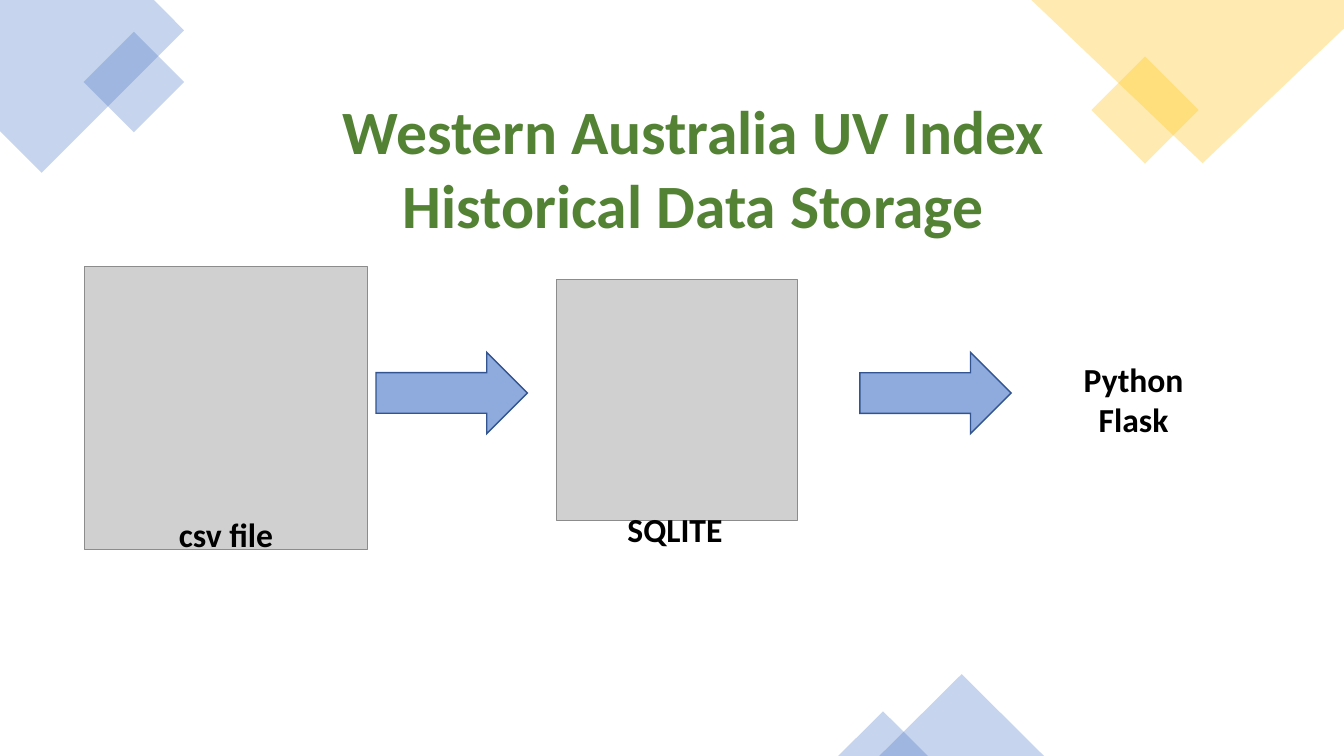
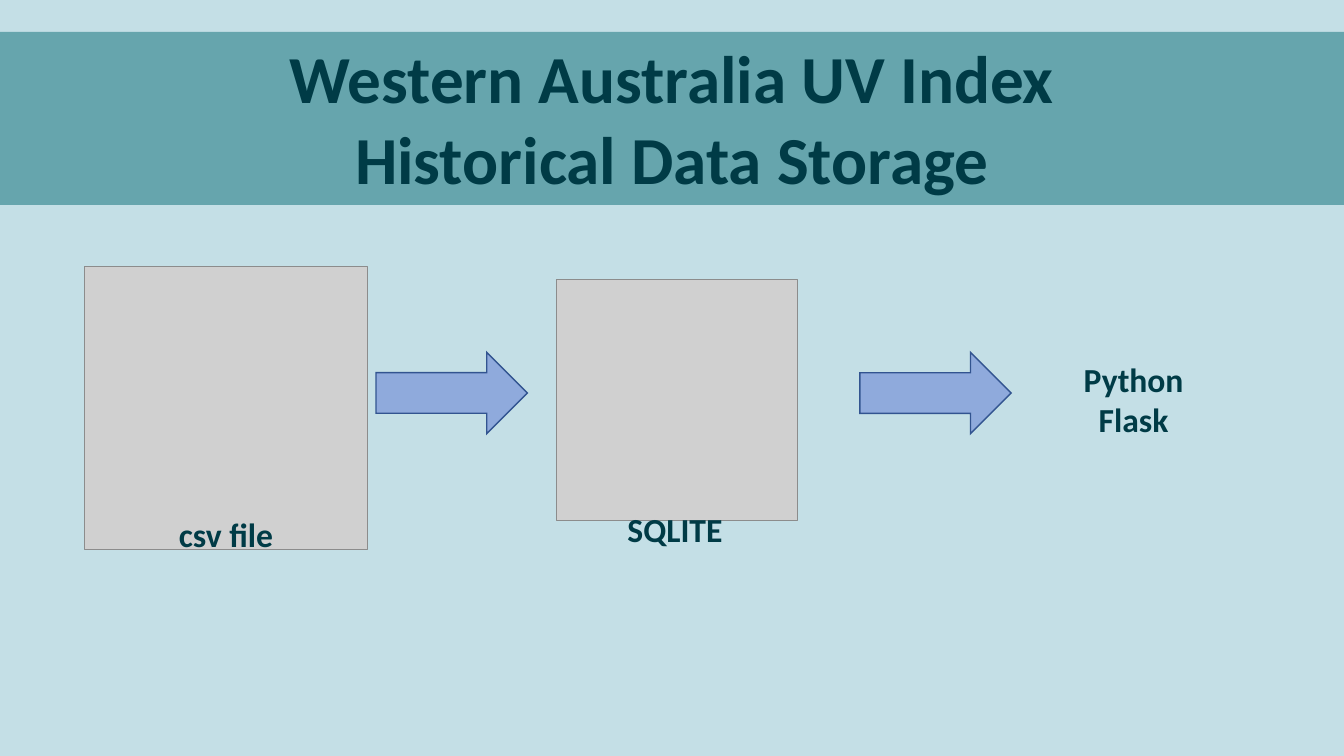
Before and after one commit to parastoorazavi/Data-Analytics-Project-2, a slide deck: slide 5 of Presentation.pptx. Drawn at 1344x756 pixels with LibreOffice and Linux fonts; fonts in the diff are those of the drawing; grey boxes stand for pictures. Boxes give left, top, right and bottom in pixels: in the first picture for what was removed or moved away, otherwise in the second. Text is boxed around its words. In the diff, an @@ line names an element or a change of style, - is before the commit and + after.

```diff
--- a/Presentation.pptx
+++ b/Presentation.pptx
@@ background #FFFFFF to #C4DFE6 @@
@@ freeform shape removed at box(0, 0, 185, 173) @@
@@ freeform shape removed at box(1031, 0, 1344, 163) @@
@@ rectangle "Western Australia UV Index": place and size @@
-rectangle "Western Australia UV Index" at box(343, 110, 1044, 239)
+rectangle "Western Australia UV Index" at box(0, 32, 1344, 206)
@@ rectangle "Western Australia UV Index" at box(0, 32, 1344, 206): size 44 to 48 pt, text colour #548235 to #003B46; fill none to #66A5AD @@
@@ rectangle removed at box(84, 32, 185, 133) @@
@@ rectangle removed at box(1091, 57, 1198, 164) @@
@@ text colour #000000 to #003B46 in 3 elements at box(179, 523, 273, 550), box(627, 520, 722, 547), box(1084, 368, 1184, 433) @@
@@ triangle removed at box(879, 675, 1044, 756) @@
@@ triangle removed at box(839, 712, 929, 756) @@
```
Also in this commit, not shown: 11 other slides changed, 5 other files.
